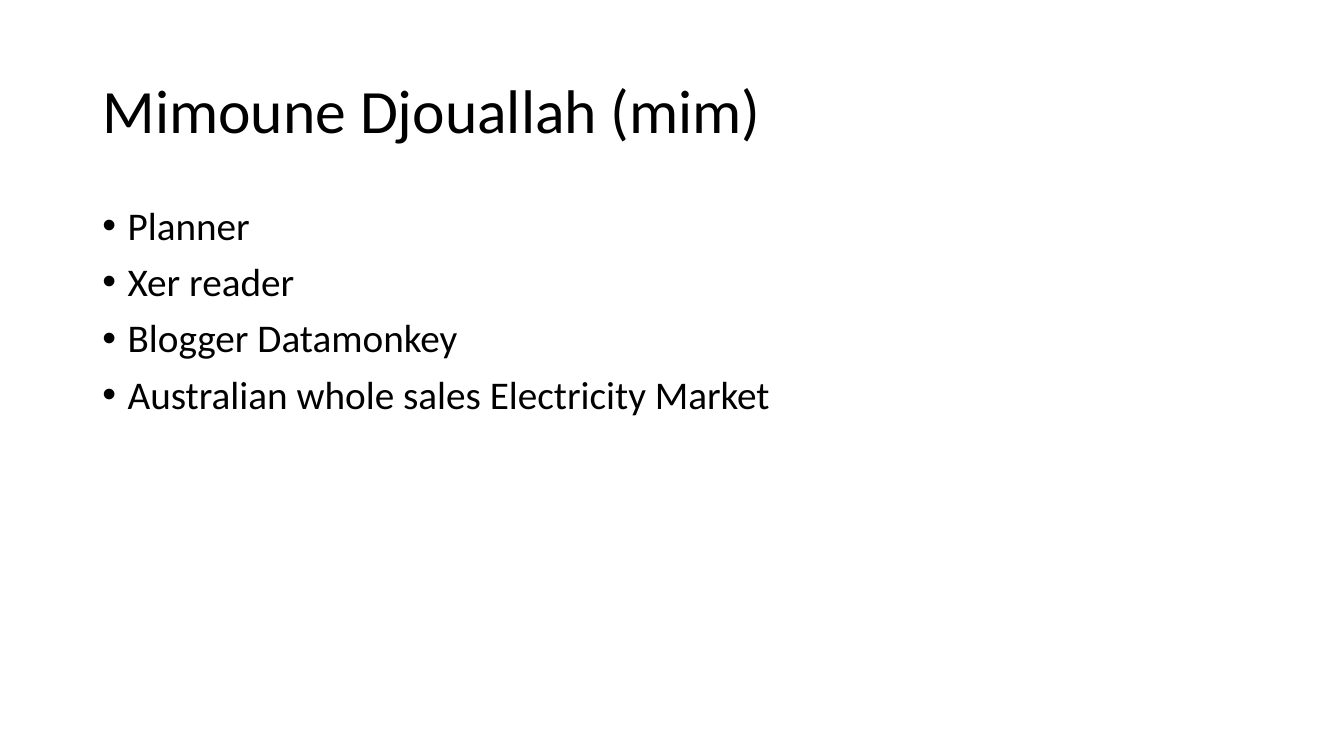
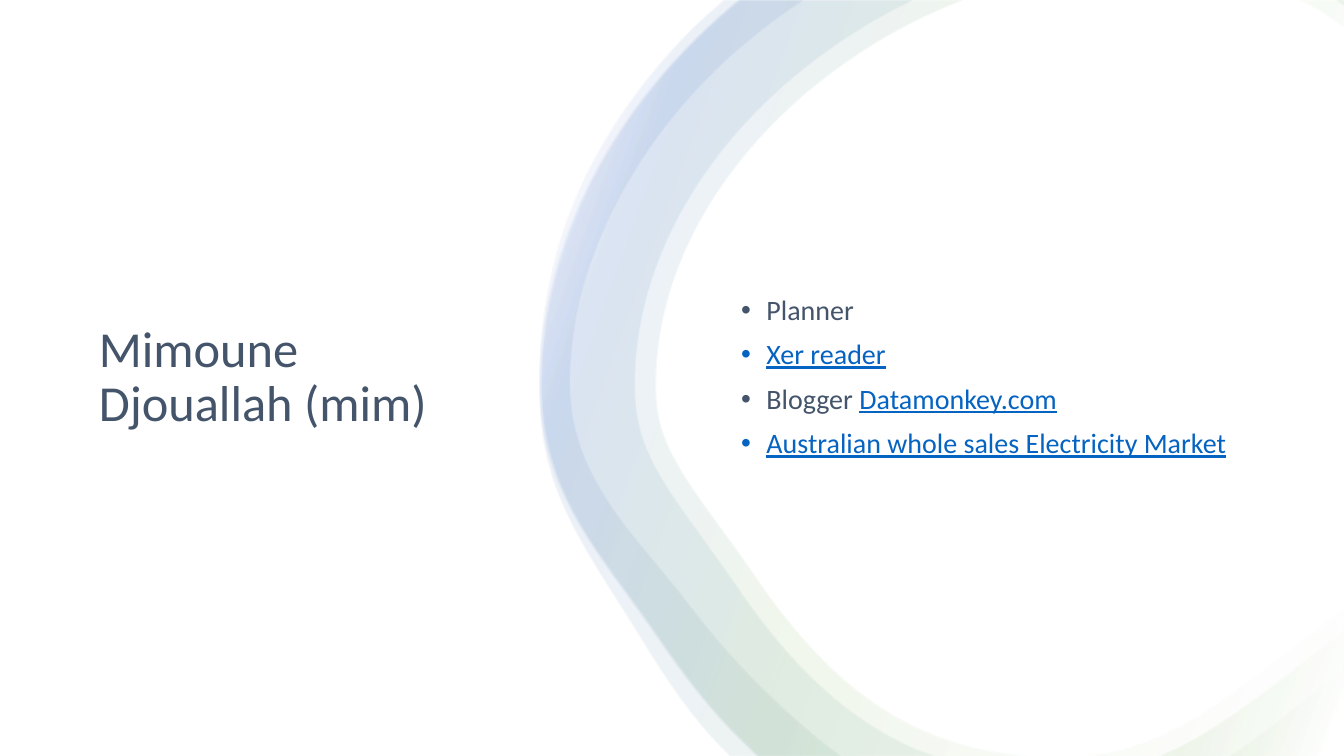
Before and after one commit to djouallah/projectcontrolpresentation, a slide deck: slide 2 of PowerBI as an integration tool in Project Controls.pptx. Drawn at 1344x756 pixels with LibreOffice and Linux fonts; fonts in the diff are those of the drawing. Boxes give left, top, right and bottom in pixels: in the first picture for what was removed or moved away, otherwise in the second. Text is boxed around its words. In the diff, an @@ line names an element or a change of style, - is before the commit and + after.

```diff
--- a/PowerBI as an integration tool in Project Controls.pptx
+++ b/PowerBI as an integration tool in Project Controls.pptx
@@ rectangle added at box(0, 0, 1344, 756), fill #FFFFFF @@
@@ freeform shape added at box(540, 1, 1344, 756), fill gradient #FFFFFF to #70AD47 to #4472C4 @@
@@ freeform shape added at box(540, 1, 1344, 756), fill gradient #FFFFFF to #70AD47 to #4472C4 @@
@@ freeform shape added at box(542, 1, 1344, 756), fill gradient #FFFFFF to #70AD47 to #4472C4 @@
@@ text "Planner": place and size @@
-text "Planner" at box(128, 212, 770, 416)
+text "Planner" at box(766, 300, 1226, 458)
@@ text "Planner" at box(766, 300, 1226, 458): vertical alignment top to middle @@
@@ title "Mimoune Djouallah (mim)": place and size @@
-title "Mimoune Djouallah (mim)" at box(102, 88, 761, 144)
+title "Mimoune Djouallah (mim)" at box(99, 332, 427, 430)
@@ title "Mimoune Djouallah (mim)" at box(99, 332, 427, 430): size 44 to 36 pt, text colour #000000 to #44546A @@
@@ text at box(766, 300, 1226, 458): size 28 to 20 pt in "Planner", "Xer reader", "Australian whole sales Electricity Market"; text colour #000000 to #44546A in "Planner"; text colour #000000 to #0563C1, underline on in "Xer reader", "Australian whole sales Electricity Market" @@
@@ text at box(766, 389, 1056, 414): text changed; size 28 to 20 pt; text colour #000000 to #0563C1 @@
-• Blogger Datamonkey
+• Blogger Datamonkey.com
```
Also in this commit, not shown: 4 other slides changed, 4 slides added.
